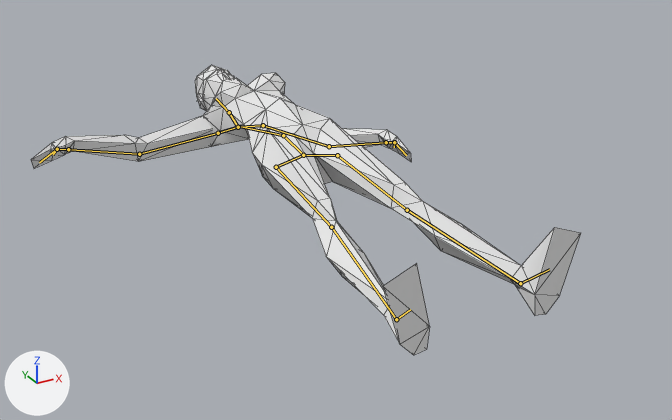
Before and after pictures for a commit that changed the Blender file Art/newCharacters/femaleAdjustedAnimated.blend.
Before and after are seen from a 50 mm camera at (-4.6, -5.62, 3.78) aimed at (0.06, 2.86, -0.46). The axes (+X, +Y, +Z) are drawn at lower left. The lights are the same throughout. Both versions are drawn at the pose saved in each file; the numbers are the values there. The bones that bend it are drawn over the model as lines. Mesh edges are drawn as thin lines.
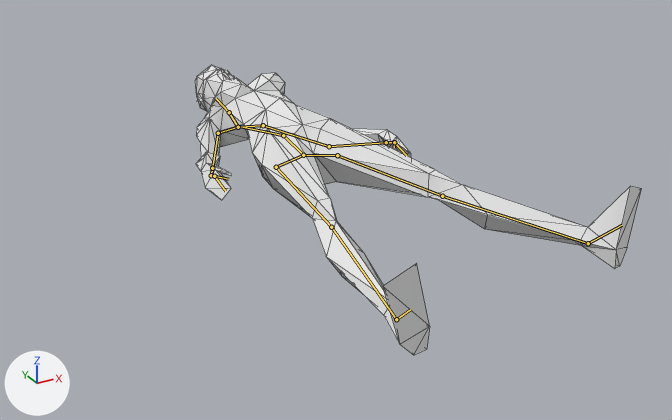
Diff of the bpy script that builds the scene:
```diff
--- a/Art/newCharacters/femaleAdjustedAnimated.blend.py
+++ b/Art/newCharacters/femaleAdjustedAnimated.blend.py
@@ bone_upperarm_r @@
 bone_upperarm_r = bpy.data.objects['Armature'].pose.bones['UpperArm_R']  # child of 'Shoulder_R'
-bone_upperarm_r.rotation_quaternion = (0.865, 0.14, 0.032, -0.48)  # degrees (12, 11, -57)
+bone_upperarm_r.rotation_quaternion = (1.0, 0.002, 0.0, -0.006)  # degrees (0, 0, -1)
@@ bone_upperleg_l @@
 bone_upperleg_l = bpy.data.objects['Armature'].pose.bones['UpperLeg_L']  # child of 'Hip_L'
-bone_upperleg_l.rotation_quaternion = (1.0, 0.0, 0.0, 0.0)  # degrees (0, 0, 0)
+bone_upperleg_l.rotation_quaternion = (0.98, 0.122, -0.023, -0.155)  # degrees (14, 0, -18)
```

Pixel boxes (x1, y1, x2, y2) of what changed, in the pictures (672 x 420 px):
'Cylinder.002', posed (19% narrower): before (31, 65, 581, 355); after (195, 65, 641, 355)
bone 'UpperArm_R', root to tip: before (218, 133) to (139, 154); after (218, 133) to (212, 168)
bone 'UpperLeg_L', root to tip: before (337, 155) to (407, 210); after (337, 155) to (442, 196)
